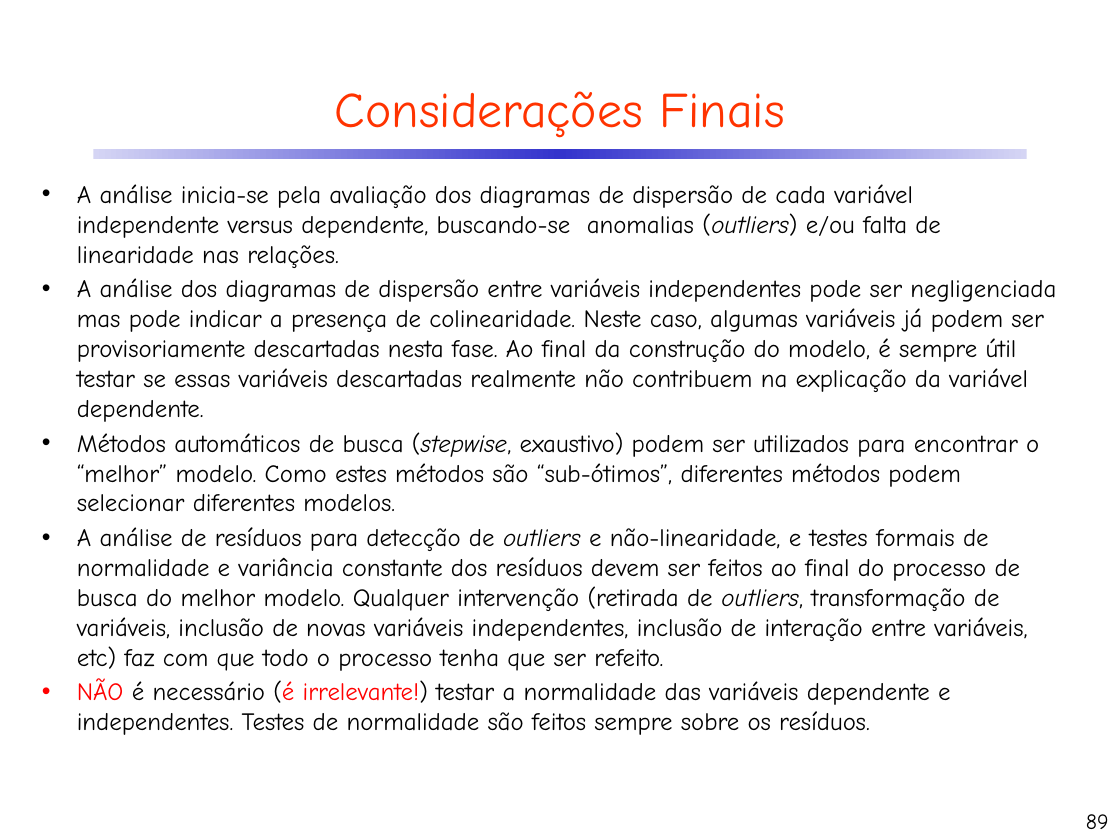
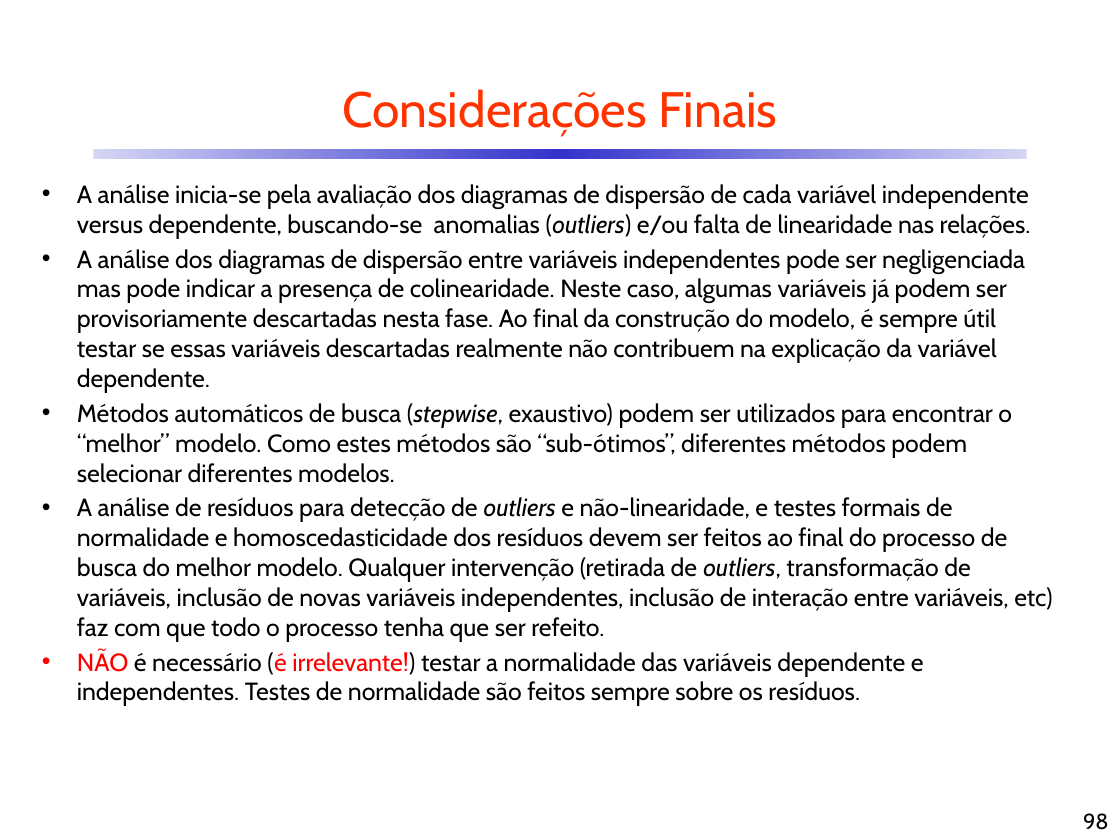
Before and after one commit to CDRenno/Estatistica, a slide deck: slide 98 of ppt/10ARegr.pptx (slide 89 before the commit). Drawn at 1120x840 pixels with LibreOffice and Linux fonts; fonts in the diff are those of the drawing. Boxes give left, top, right and bottom in pixels: in the first picture for what was removed or moved away, otherwise in the second. Text is boxed around its words. In the diff, an @@ line names an element or a change of style, - is before the commit and + after.

```diff
--- a/ppt/10ARegr.pptx
+++ b/ppt/10ARegr.pptx
@@ text "Considerações Finais" at [342, 89, 777, 137]: font Comic Neue to Cabin @@
@@ text at [77, 184, 1031, 706]: font Comic Neue to Cabin in "A análise inicia-se pela avaliação dos diagramas ...", "A análise dos diagramas de dispersão entre ...", "Métodos automáticos de busca (stepwise, exaustivo) podem ...", "NÃO é necessário (é irrelevante!) testar a ..." @@
@@ text at [77, 497, 1052, 641]: text changed; font Comic Neue to Cabin @@
-• A análise de resíduos para detecção de outliers e não-linearidade, e testes formais de normalidade e variância constante dos resíduos devem ser feitos ao final do processo de busca do melhor modelo. Qualquer intervenção (retirada de outliers, transformação de variáveis, inclusão de novas variáveis independentes, inclusão de interação entre variáveis, etc) faz com que todo o processo tenha que ser refeito.
+• A análise de resíduos para detecção de outliers e não-linearidade, e testes formais de normalidade e homoscedasticidade dos resíduos devem ser feitos ao final do processo de busca do melhor modelo. Qualquer intervenção (retirada de outliers, transformação de variáveis, inclusão de novas variáveis independentes, inclusão de interação entre variáveis, etc) faz com que todo o processo tenha que ser refeito.
@@ page number at [1083, 813, 1109, 830]: text changed; font Comic Neue to Cabin @@
-89
+98
```
Also in this commit, not shown: 88 other slides changed, 14 slides added, 5 slides removed, 5 other files.
